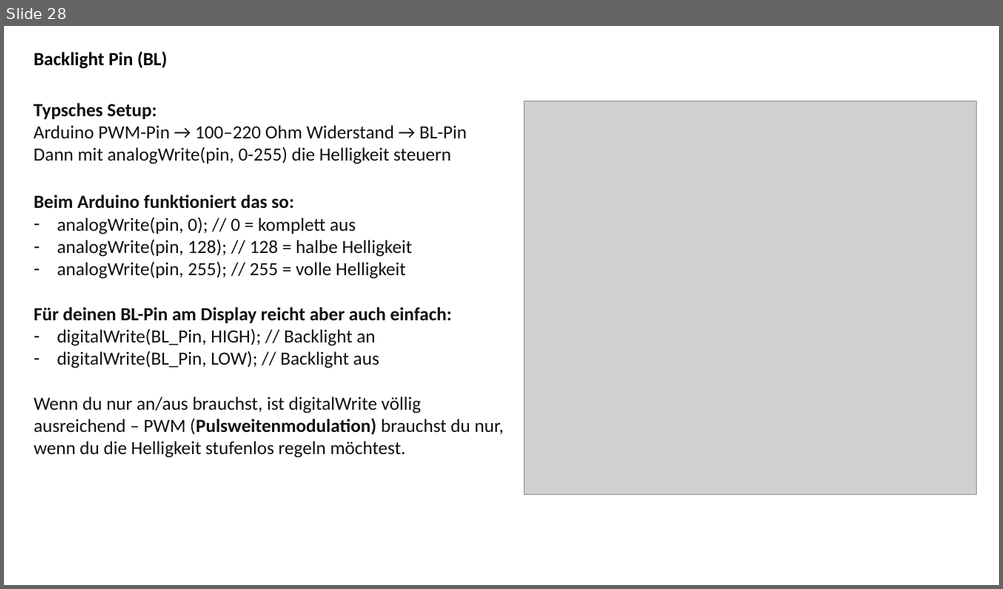
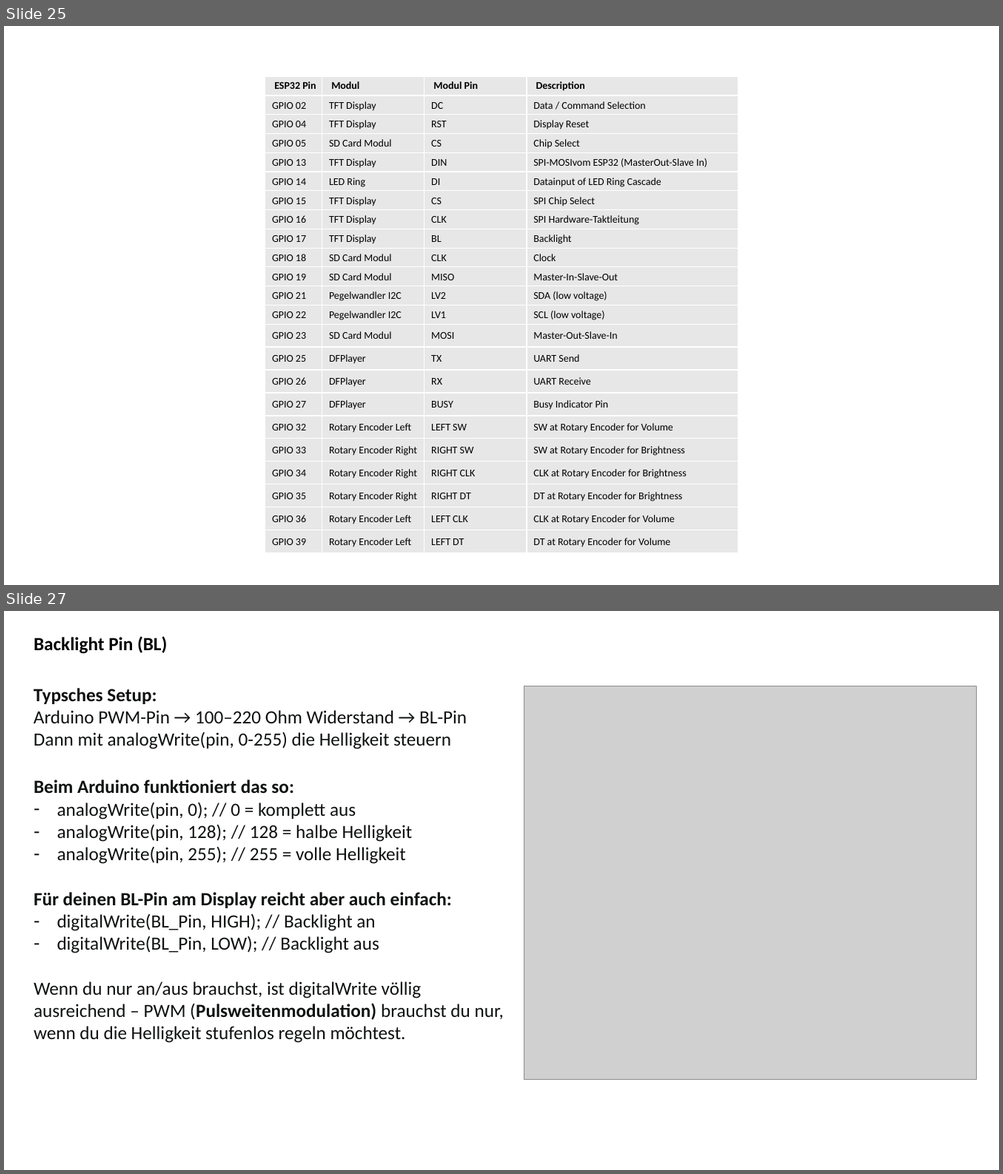
Before and after one commit to jeskes/activityboard, a slide deck: Activityboard.pptx. Shown one above the other, each under a label of ours: slide 28 before the commit, slides 25 and 27 after it; the slides between them are not shown. The pictures are 1003x589 and 1003x1174 pixels, drawn with LibreOffice and Linux fonts; fonts in the diff are those of the drawing; grey boxes stand for pictures. Boxes give left, top, right and bottom in pixels: in the first picture for what was removed or moved away, otherwise in the second. Text is boxed around its words. In the diff, an @@ line names an element or a change of style, - is before the commit and + after.

Commit message:
rework core module

```diff
--- a/Activityboard.pptx
+++ b/Activityboard.pptx
@@ slide 25 added at [4,26,999,585], background #FFFFFF @@
@@ table added at [265,77,737,554], 23 rows, 4 columns @@
+ESP32 Pin | Modul | Modul Pin | Description
+GPIO 02 | TFT Display | DC | Data / Command Selection
+GPIO 04 | TFT Display | RST | Display Reset
+GPIO 05 | SD Card Modul | CS | Chip Select
+GPIO 13 | TFT Display | DIN | SPI-MOSIvom ESP32 (MasterOut-Slave In)
+GPIO 14 | LED Ring | DI | Datainput of LED Ring Cascade
+GPIO 15 | TFT Display | CS | SPI Chip Select
+GPIO 16 | TFT Display | CLK | SPI Hardware-Taktleitung
+GPIO 17 | TFT Display | BL | Backlight
+GPIO 18 | SD Card Modul | CLK | Clock
+GPIO 19 | SD Card Modul | MISO | Master-In-Slave-Out
+GPIO 21 | Pegelwandler I2C | LV2 | SDA (low voltage)
+GPIO 22 | Pegelwandler I2C | LV1 | SCL (low voltage)
+GPIO 23 | SD Card Modul | MOSI | Master-Out-Slave-In
+GPIO 25 | DFPlayer | TX | UART Send
+GPIO 26 | DFPlayer | RX | UART Receive
+GPIO 27 | DFPlayer | BUSY | Busy Indicator Pin
+GPIO 32 | Rotary Encoder Left | LEFT SW | SW at Rotary Encoder for Volume
+GPIO 33 | Rotary Encoder Right | RIGHT SW | SW at Rotary Encoder for Brightness
+GPIO 34 | Rotary Encoder Right | RIGHT CLK | CLK at Rotary Encoder for Brightness
+GPIO 35 | Rotary Encoder Right | RIGHT DT | DT at Rotary Encoder for Brightness
+GPIO 36 | Rotary Encoder Left | LEFT CLK | CLK at Rotary Encoder for Volume
+GPIO 39 | Rotary Encoder Left | LEFT DT | DT at Rotary Encoder for Volume
@@ what was slide 28 is now slide 27 @@
```
Also in this commit, not shown: 8 slides changed, 3 other slides added, 58 other files.
